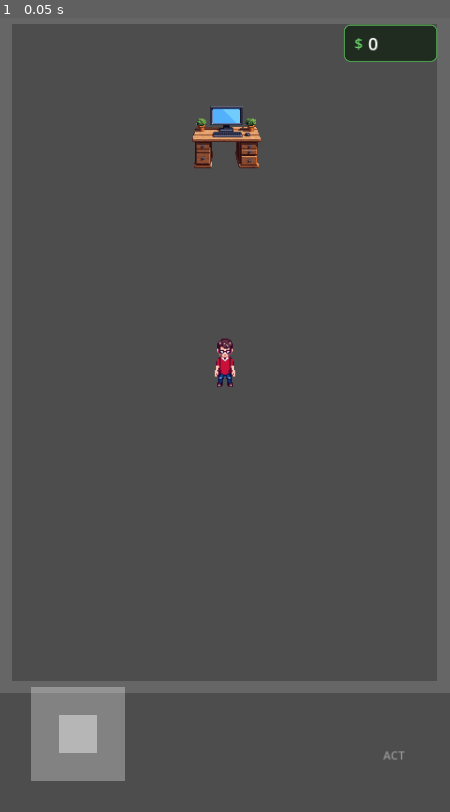
Above: before the commit, frame 1.
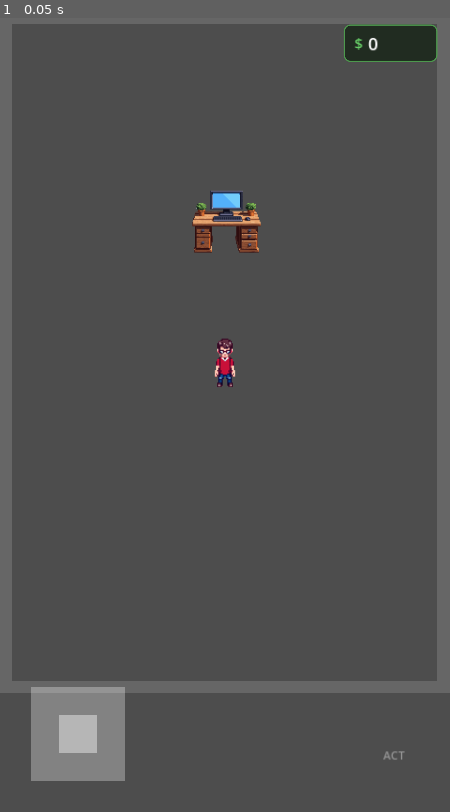
Above: after the commit, the same moment.

Repository: krlz-dev/flame
Game: Godot game, scene res://main.tscn
Two runs of this game, one before a commit and one after it. Both use one fixed random seed, a clock stepped at 60 frames per second and the inputs below.
Inputs:
- Up to frame 1 (0.05 s): no input

The runs differ from the first frame. In frame 1, 1.5% of the frame differs, in the area x 42-58%, y 11-30%.

Commit message:
Fix Y-sorting: desk behind when character in front
- Position desk entity at its BACK edge for proper Y-sort
- Sprite offset now positive (pushes visual down/toward viewer)
- When character Y > desk Y, character renders in front
- Collision only covers back/monitor area of desk
- Player can now approach keyboard area closely

🤖 Generated with [Claude Code](https://claude.com/claude-code)

Co-Authored-By: Claude Opus 4.5 <noreply@anthropic.com>

Diff:
--- a/entities/entity_factory.gd
+++ b/entities/entity_factory.gd
@@ -160,20 +160,23 @@
 	entity.set_meta("collision", collision)
 
 	# Create visual using desk sprite
+	# Position is at BACK of desk (top edge) for Y-sorting
+	# Sprite offset pushes visual DOWN so front of desk has higher Y
 	var desk_sprite = Sprite2D.new()
 	var texture = _load_texture("res://assets/objects/desk_pc.png")
 	if texture:
 		desk_sprite.texture = texture
 	desk_sprite.scale = Vector2(1.5, 1.5)  # Scale up desk
-	desk_sprite.offset = Vector2(0, -50)  # Offset so base is at position (for Y-sort)
+	desk_sprite.offset = Vector2(0, 40)  # Positive = push down, back edge at position
 	entity.add_child(desk_sprite)
 
-	# Create collision shape (offset to match visual)
+	# Collision only covers back portion of desk (monitor area)
+	# Front (keyboard) area has no collision so player can get close
 	var collision_shape = CollisionShape2D.new()
 	var rect_shape = RectangleShape2D.new()
-	rect_shape.size = Vector2(100, 40)
+	rect_shape.size = Vector2(110, 30)  # Wide but short
 	collision_shape.shape = rect_shape
-	collision_shape.position = Vector2(0, -30)  # Center of desk body
+	collision_shape.position = Vector2(0, 20)  # Only desk back/middle area
 	entity.add_child(collision_shape)
 
 	return entity
